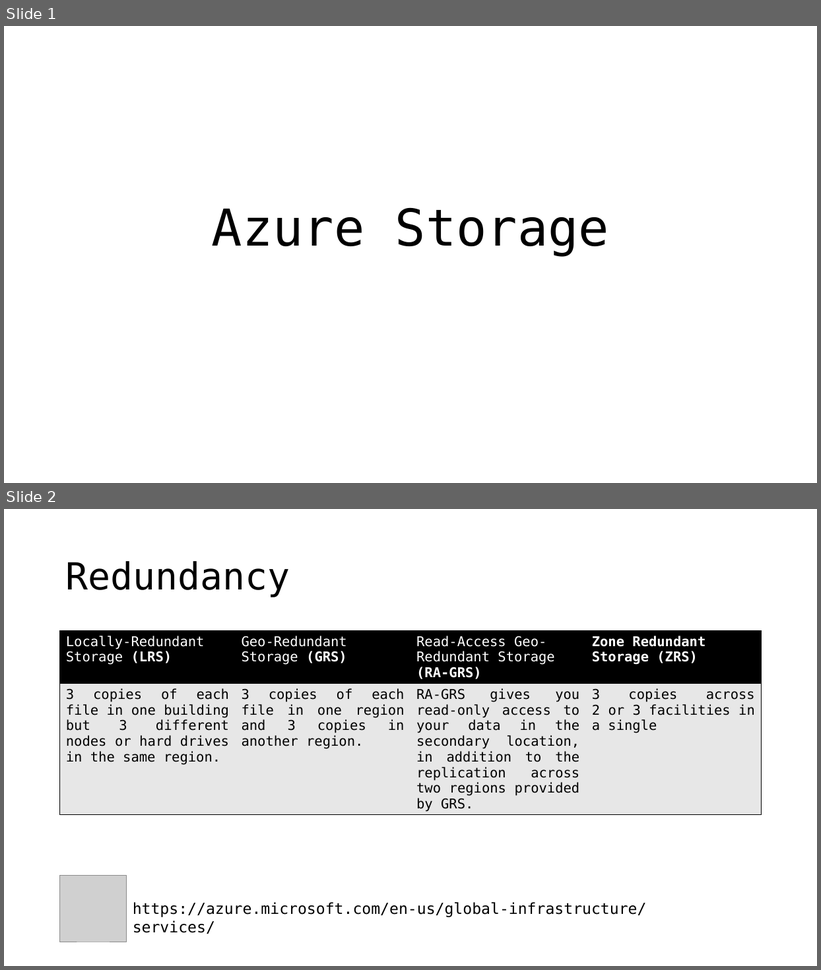
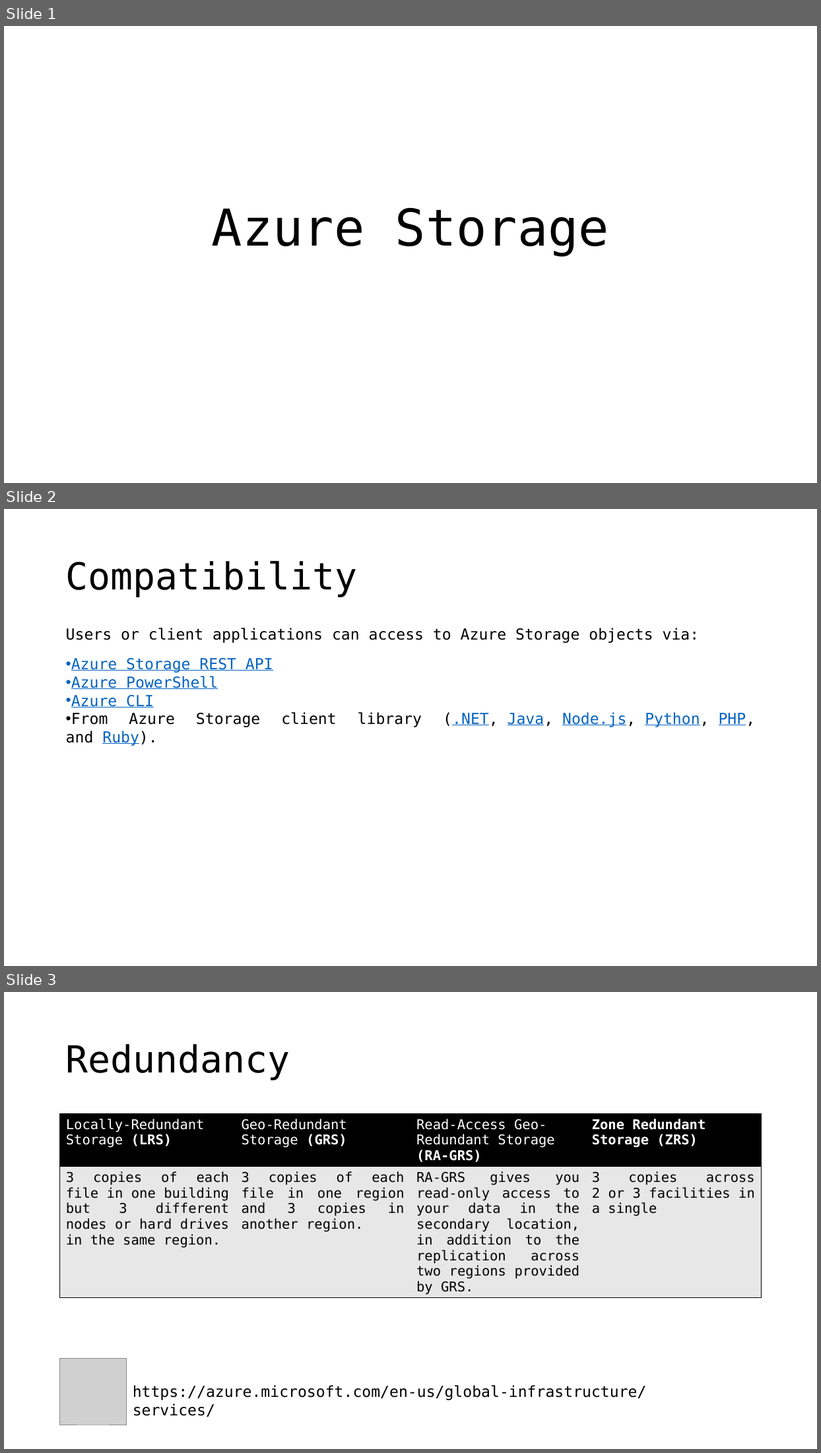
Before and after one commit to sergiobarriel/azure-storage-15-nov, a slide deck: files/presentation.pptx. Shown one above the other, each under a label of ours: slides 1 and 2 before the commit, slides 1, 2 and 3 after it. The pictures are 821x970 and 821x1453 pixels, drawn with LibreOffice and Linux fonts; fonts in the diff are those of the drawing; grey boxes stand for pictures. Boxes give left, top, right and bottom in pixels: in the first picture for what was removed or moved away, otherwise in the second. Text is boxed around its words. In the diff, an @@ line names an element or a change of style, - is before the commit and + after.

```diff
--- a/files/presentation.pptx
+++ b/files/presentation.pptx
@@ slide 2 added at [4,509,817,966], background #FFFFFF @@
@@ title added at [66,560,358,597], 44 pt, text #000000 @@
+Compatibility
@@ text added at [66,628,700,643], 18 pt, text #000000 @@
+Users or client applications can access to Azure Storage objects via:
@@ text added at [71,658,756,727], 18 pt, text #0563C1, underline @@
+• Azure Storage REST API
+• Azure PowerShell
+• Azure CLI
+• From Azure Storage client library (.NET, Java, Node.js, Python, PHP, and Ruby).
@@ what was slide 2 is now slide 3 @@
```
Also in this commit, not shown: 1 other slide added.
